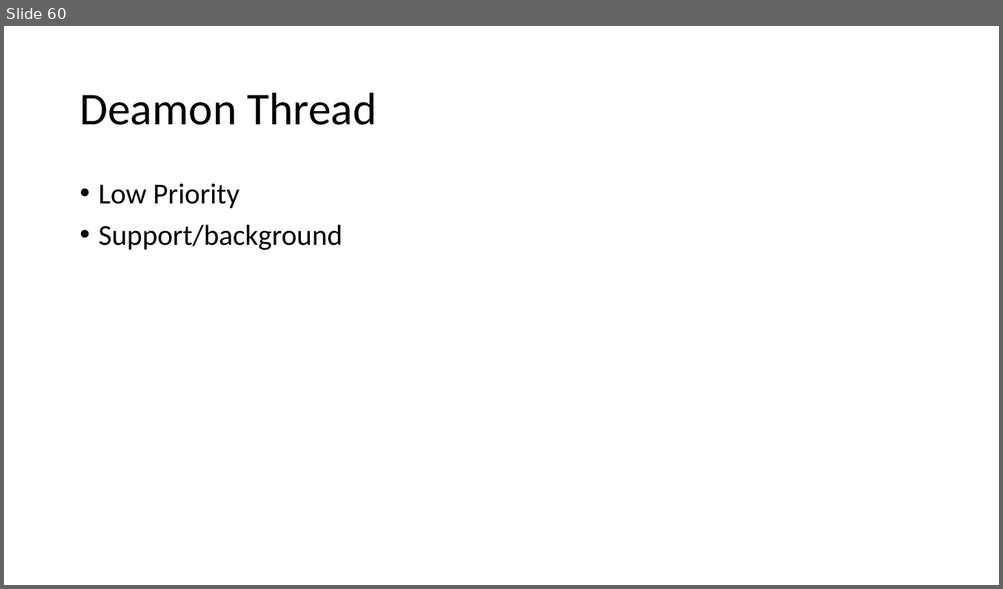
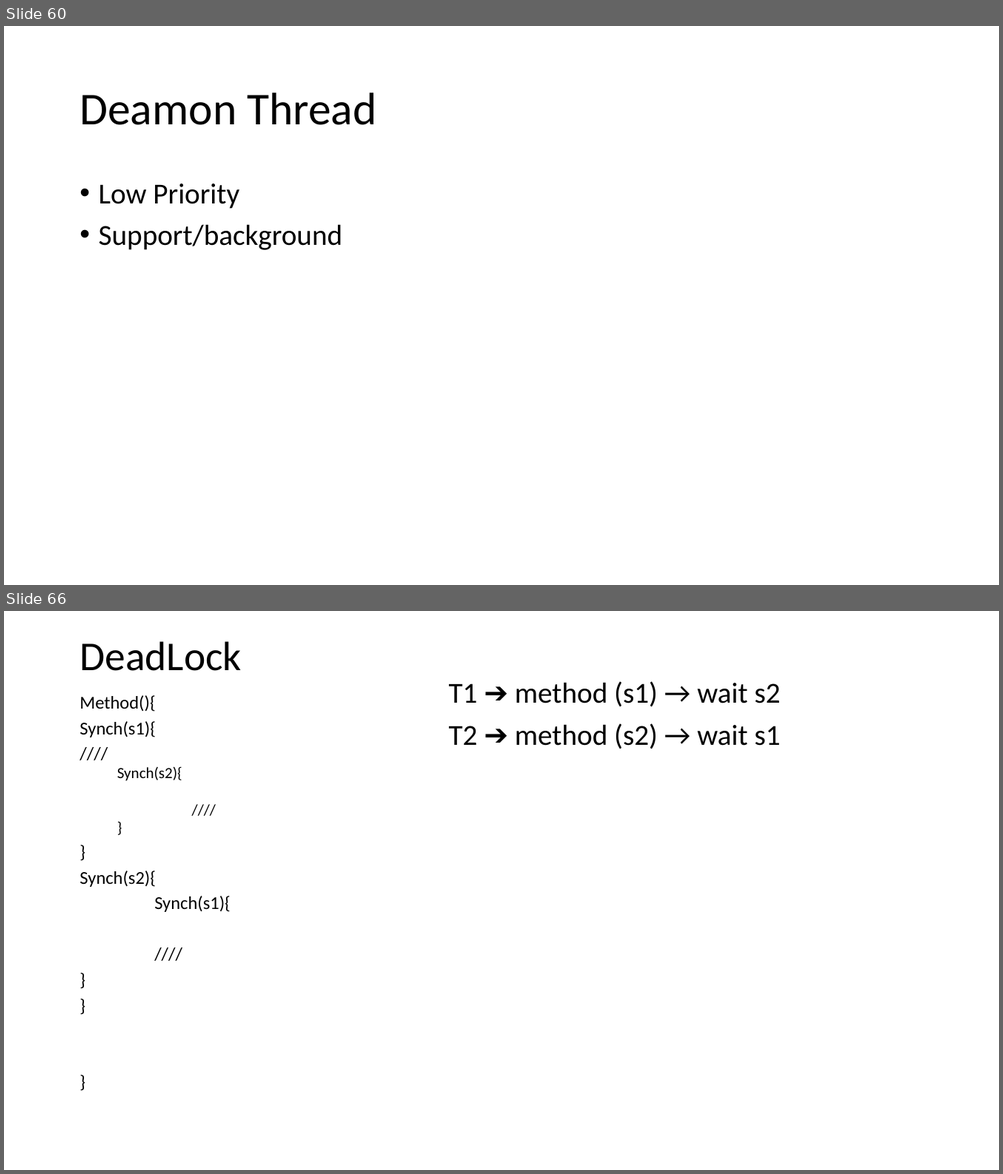
Before and after one commit to caprepo/java-jul, a slide deck: Java.pptx. Shown one above the other, each under a label of ours: slide 60 before the commit, slides 60 and 66 after it; the slides between them are not shown. The pictures are 1003x589 and 1003x1174 pixels, drawn with LibreOffice and Linux fonts; fonts in the diff are those of the drawing. Boxes give left, top, right and bottom in pixels: in the first picture for what was removed or moved away, otherwise in the second. Text is boxed around its words. In the diff, an @@ line names an element or a change of style, - is before the commit and + after.

```diff
--- a/Java.pptx
+++ b/Java.pptx
@@ slide 66 added at (4,611,999,1170), background #FFFFFF @@
@@ title added at (79,641,241,671), 39.6 pt, text #000000 @@
+DeadLock
@@ text added at (79,695,230,912), 17.5 pt, text #000000 @@
+Method(){
+Synch(s1){
+////
+  Synch(s2){
+  ////
+  }
+}
+Synch(s2){
+Synch(s1){
+////
+}
+}
+}
@@ text added at (449,681,780,749), 28 pt, text #000000 @@
+T1 ➔ method (s1) → wait s2
+T2 ➔ method (s2) → wait s1
```
Also in this commit, not shown: 21 other slides added, 1 other file.
